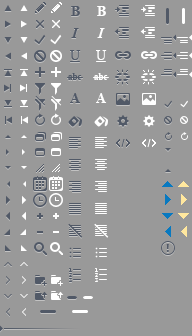
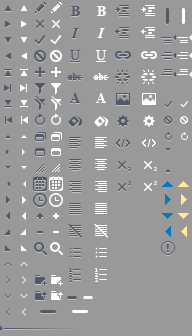
Layer changes from the first (192, 336) image to the second:
added layer "superscript hover" in group "editor" over (x1=144, y1=181, x2=157, y2=191)
added layer "superscript" in group "editor" over (x1=118, y1=181, x2=131, y2=191)
added layer "subscript hover" in group "editor" over (x1=144, y1=161, x2=157, y2=171)
added layer "subscript" in group "editor" over (x1=118, y1=161, x2=131, y2=171)
